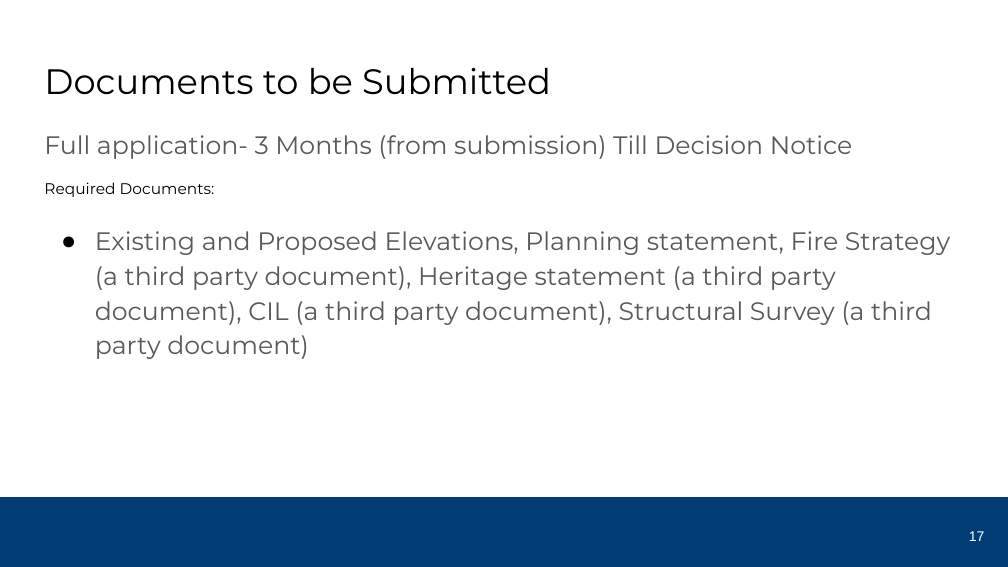
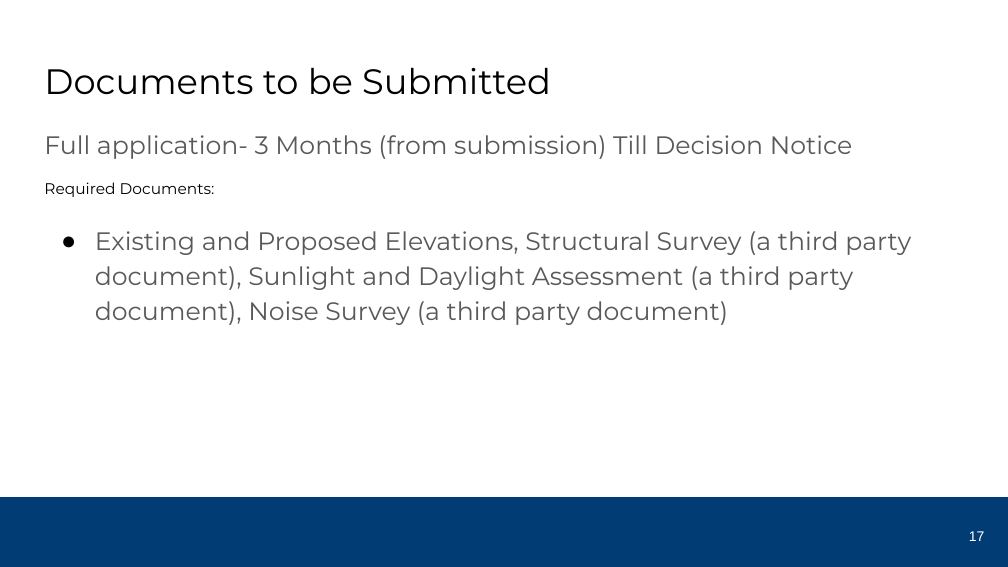
Before and after one commit to DineshBalaS/docGenApp, a slide deck: slide 17 of generated/Joe_Generated.pptx. Drawn at 1008x567 pixels with LibreOffice and Linux fonts; fonts in the diff are those of the drawing; background and template pictures are left out. Boxes give left, top, right and bottom in pixels: in the first picture for what was removed or moved away, otherwise in the second. Text is boxed around its words. In the diff, an @@ line names an element or a change of style, - is before the commit and + after.

```diff
--- a/generated/Joe_Generated.pptx
+++ b/generated/Joe_Generated.pptx
@@ text at (x1=95, y1=231, x2=911, y2=325): text changed @@
-● Existing and Proposed Elevations, Planning statement, Fire Strategy (a third party document), Heritage statement (a third party document), CIL (a third party document), Structural Survey (a third party document)
+● Existing and Proposed Elevations, Structural Survey (a third party document), Sunlight and Daylight Assessment (a third party document), Noise Survey (a third party document)
```
Also in this commit, not shown: 4 other slides changed, 6 other files.
